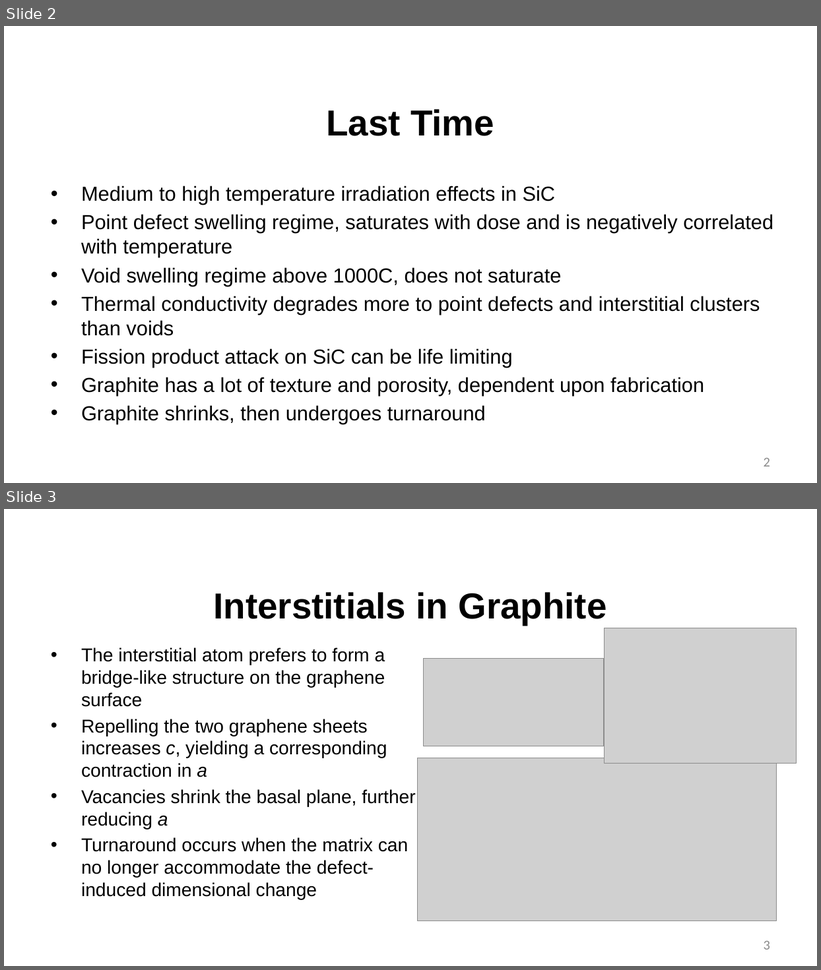
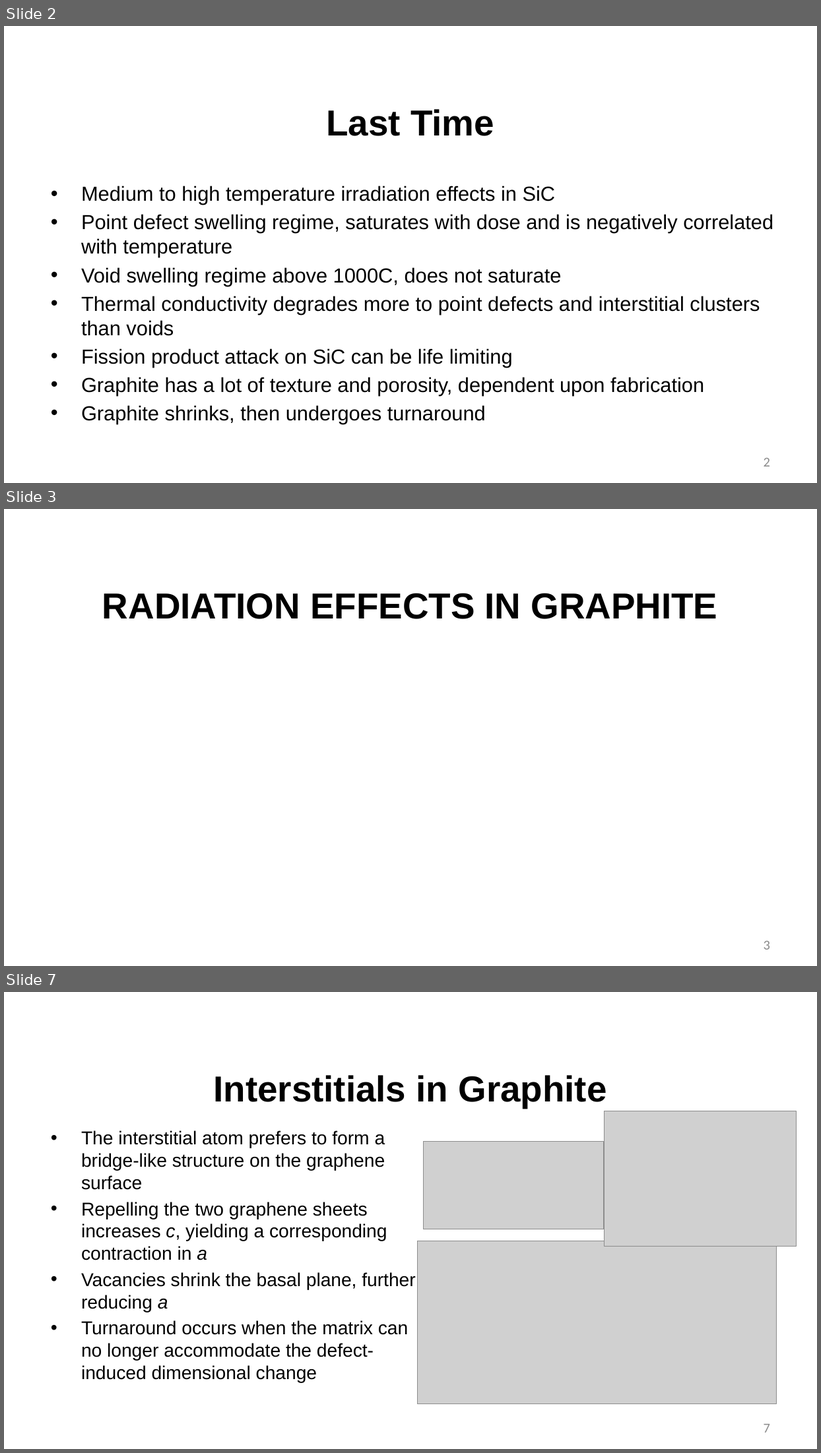
Before and after one commit to benbeeler/TEACHING, a slide deck: Advanced Reactor Materials/Fall2025/Lec5_TRISO.pptx. Shown one above the other, each under a label of ours: slides 2 and 3 before the commit, slides 2, 3 and 7 after it; the slides between them are not shown. The pictures are 821x970 and 821x1453 pixels, drawn with LibreOffice and Linux fonts; fonts in the diff are those of the drawing; grey boxes stand for pictures; background and template pictures are left out. Boxes give left, top, right and bottom in pixels: in the first picture for what was removed or moved away, otherwise in the second. Text is boxed around its words. In the diff, an @@ line names an element or a change of style, - is before the commit and + after.

```diff
--- a/Advanced Reactor Materials/Fall2025/Lec5_TRISO.pptx
+++ b/Advanced Reactor Materials/Fall2025/Lec5_TRISO.pptx
@@ slide 3 added at (4, 509, 817, 966), background #FFFFFF @@
@@ title added at (102, 593, 718, 619), 42.7 pt, text #000000, bold @@
+RADIATION EFFECTS IN GRAPHITE
@@ page number added at (764, 941, 770, 950), 16 pt, text #8C8C8C @@
+3
@@ what was slide 3 is now slide 7 @@
@@ page number at (764, 1424, 770, 1433): text changed @@
-3
+7
```
Also in this commit, not shown: 1 slide changed, 3 other slides added, 6 other files.
